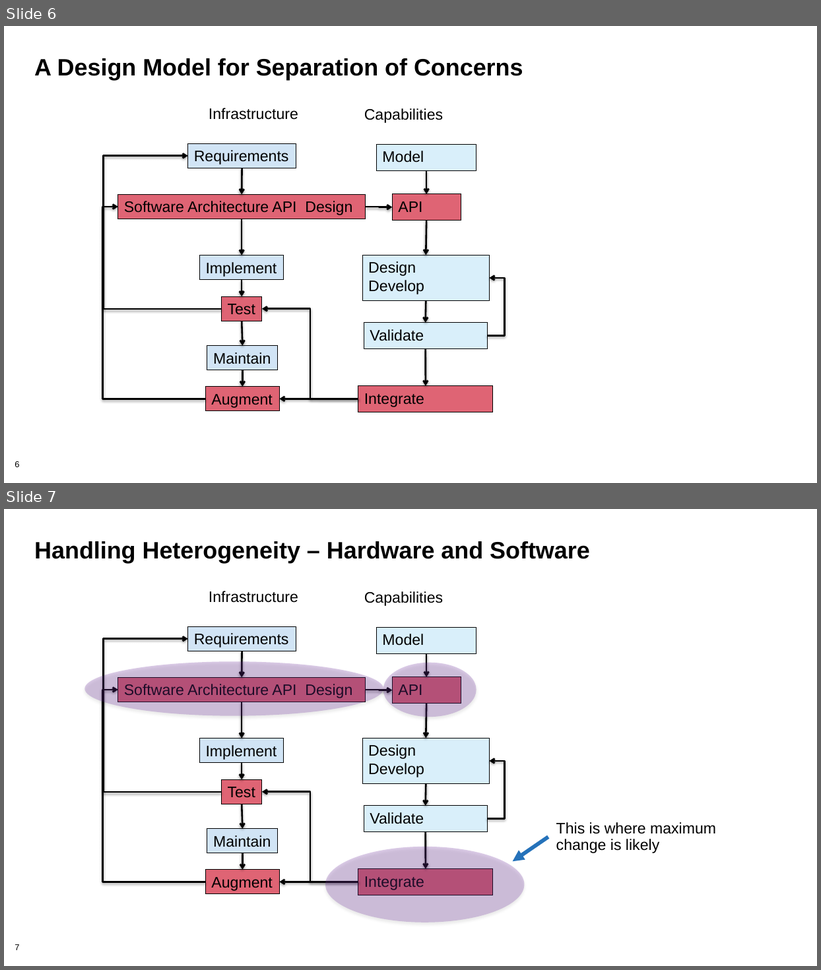
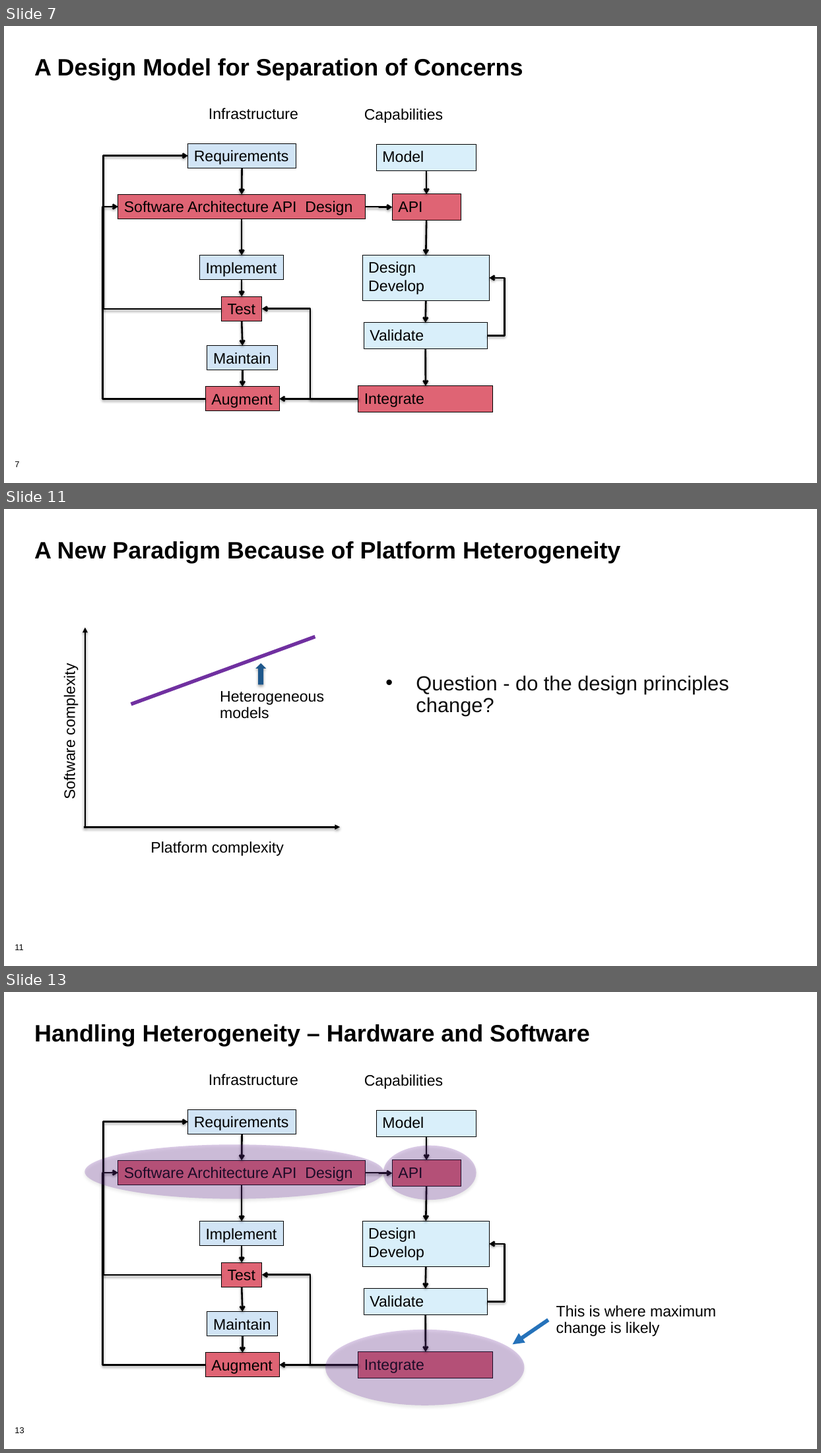
Before and after one commit to bssw-tutorial/presentations, a slide deck: design-a.pptx. Shown one above the other, each under a label of ours: slides 6 and 7 before the commit, slides 7, 11 and 13 after it; the slides between them are not shown. The pictures are 821x970 and 821x1453 pixels, drawn with LibreOffice and Linux fonts; fonts in the diff are those of the drawing; background and template pictures are left out. Boxes give left, top, right and bottom in pixels: in the first picture for what was removed or moved away, otherwise in the second. Text is boxed around its words. In the diff, an @@ line names an element or a change of style, - is before the commit and + after.

Commit message:
update design

```diff
--- a/design-a.pptx
+++ b/design-a.pptx
@@ slide 11 added at (4, 509, 817, 966), background #FFFFFF; not listed: 1 template element that a slide beside it also shows @@
@@ title added at (34, 541, 620, 563), 28 pt, text #000000, bold @@
+A New Paradigm Because of Platform Heterogeneity
@@ group added at (61, 627, 340, 856): 3 texts, 2 arrows, 1 line, 1 up arrow @@
+Platform complexity
+Software complexity
+Heterogeneous
+models
@@ text added at (416, 675, 729, 716), 24 pt, text #0D0D0D @@
+• Question - do the design principles change?
@@ what was slide 6 is now slide 7 @@
@@ page number at (15, 462, 19, 468): text changed @@
-6
+7
@@ what was slide 7 is now slide 13 @@
@@ page number at (15, 1428, 24, 1434): text changed @@
-7
+13
```
Also in this commit, not shown: 1 slide changed, 7 other slides added, 6 slides removed.
